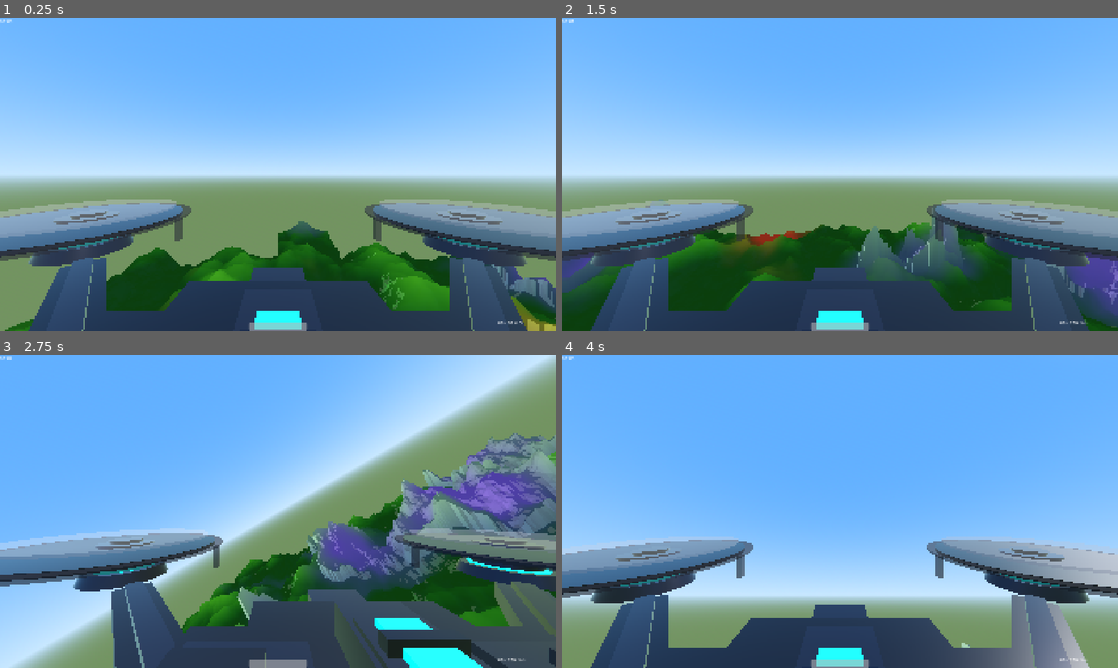
Above: before the commit, frames 1-4 (two rows, left to right).
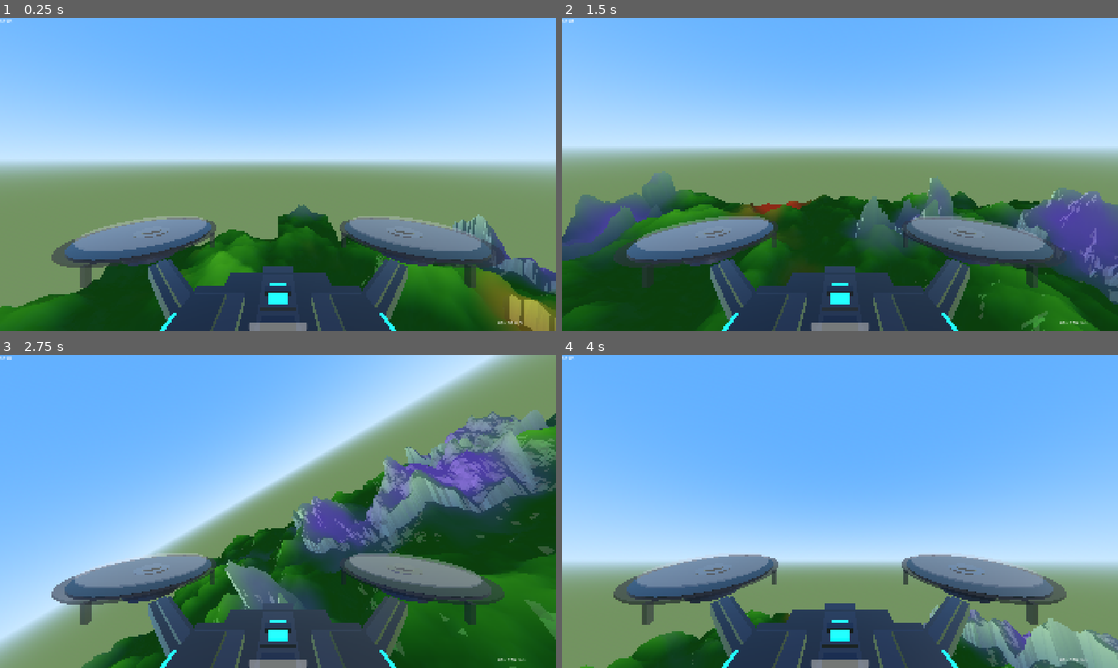
Above: after the commit, the same moments.

Repository: patakuti/vfpv
Game: Godot game, scene res://scenes/main.tscn
The game is run twice, just before and just after one commit, with the same random seed, the same clock (stepped at 60 frames per second) and the same inputs.
Inputs (mouse positions are in pixels of both pictures, inside the frame that each line leads up to):
- Up to frame 1 (0.25 s): no input
- Up to frame 2 (1.5 s): tap Enter at 0.5 s; move the mouse to (962, 158) at 0.52 s; hold Right 0.53-1.25 s; hold Shift 0.53-1.25 s; click (962, 158) at 0.67 s; tap Space at 0.77 s; drag from (728, 190) to (812, 237) at 1.27 s
- Up to frame 3 (2.75 s): move the mouse to (333, 442) at 2.02 s; hold Right from 2.03 s (still down); hold L from 2.03 s (still down)
- Up to frame 4 (4 s): release Right at 2.75 s; release L at 2.75 s; drag from (812, 574) to (673, 464) at 2.77 s; move the mouse to (1006, 558) at 3.52 s; hold Left from 3.53 s (still down); hold K from 3.53 s (still down); tap Space at 3.77 s

The runs differ from the first frame. In frame 1, 38% of the frame differs, in the area x 0-100%, y 42-100%; in frame 2, 59%; in frame 3, 62%, in the area x 0-100%, y 0-100%; in frame 4, 39%.

Commit message:
Add speed-proportional pitch tilt for realistic FPV drone feel
- Add pitch tilt (nose-down) proportional to speed, max 60 degrees
- Reparent FPVCamera into DronePivot so camera and frame tilt as one unit;
  from FPV view the frame stays fixed while the world tilts (matches real FPV drones)
- Disable FOV speed-change on Android to avoid false forward-motion sensation
- Adjust FPV camera position to top of aircraft (0, 0.35, 0.2)

Co-Authored-By: Claude Sonnet 4.6 <noreply@anthropic.com>

Diff:
--- a/scenes/main.tscn
+++ b/scenes/main.tscn
@@ -86,7 +86,7 @@
 shape = SubResource("BoxShape3D_player")
 
 [node name="FPVCamera" type="Camera3D" parent="Player"]
-transform = Transform3D(1, 0, 0, 0, 1, 0, 0, 0, 1, 0, 0.22, -0.05)
+transform = Transform3D(1, 0, 0, 0, 1, 0, 0, 0, 1, 0, 0.35, 0.2)
 current = true
 fov = 80.0
 near = 0.02
--- a/scripts/player.gd
+++ b/scripts/player.gd
@@ -63,6 +63,11 @@
 const BANK_SHARP_ANGLE: float = 55.0  # degrees (for sharp turn)
 const BANK_SMOOTHING: float = 8.0  # lerp speed
 var _current_bank: float = 0.0  # current bank angle in degrees
+
+# Pitch tilt (nose-down proportional to speed)
+const PITCH_TILT_MAX: float = 60.0  # degrees nose-down at max speed
+const PITCH_TILT_SMOOTHING: float = 3.0
+var _current_pitch_tilt: float = 0.0
 
 func _ready() -> void:
 	_spawn_position = global_position
@@ -163,11 +168,12 @@
 	# Update records
 	max_speed_record = max(max_speed_record, current_speed)
 
-	# FOV
+	# FOV (desktop only; Android uses fixed FOV to avoid false sense of forward motion)
 	var speed_ratio = clamp((current_speed - MIN_SPEED) / (MAX_SPEED - MIN_SPEED), 0.0, 1.0)
-	var active_cam = get_viewport().get_camera_3d()
-	if active_cam:
-		active_cam.fov = lerp(FOV_MIN, FOV_MAX, speed_ratio)
+	if not _is_android:
+		var active_cam = get_viewport().get_camera_3d()
+		if active_cam:
+			active_cam.fov = lerp(FOV_MIN, FOV_MAX, speed_ratio)
 
 	# Bank
 	var abs_yaw := absf(yaw_in)
@@ -180,10 +186,16 @@
 	target_bank *= -signf(yaw_in)
 	_current_bank = lerp(_current_bank, target_bank, BANK_SMOOTHING * delta)
 
-	# Apply bank: FPV = camera roll, Follow = drone model roll
-	fpv_camera.rotation.z = deg_to_rad(_current_bank)
+	# Apply bank and pitch to drone_pivot; fpv_camera is a child of drone_pivot
+	# so it inherits both rotations automatically (camera stays fixed relative to frame)
 	if drone_pivot:
 		drone_pivot.rotation.z = deg_to_rad(_current_bank)
+
+	# Pitch tilt: nose-down proportional to speed
+	var target_pitch_tilt: float = PITCH_TILT_MAX * speed_ratio
+	_current_pitch_tilt = lerp(_current_pitch_tilt, target_pitch_tilt, PITCH_TILT_SMOOTHING * delta)
+	if drone_pivot:
+		drone_pivot.rotation.x = deg_to_rad(-_current_pitch_tilt)
 
 	# Update follow camera position
 	_update_follow_camera()
@@ -192,6 +204,9 @@
 	drone_pivot = Node3D.new()
 	drone_pivot.name = "DronePivot"
 	add_child(drone_pivot)
+	# Attach fpv_camera to drone_pivot so camera and frame tilt together as one unit.
+	# From the FPV camera view, the frame appears fixed; the world tilts.
+	fpv_camera.reparent(drone_pivot, true)
 
 	# === Materials ===
 	var carbon_mat := StandardMaterial3D.new()
